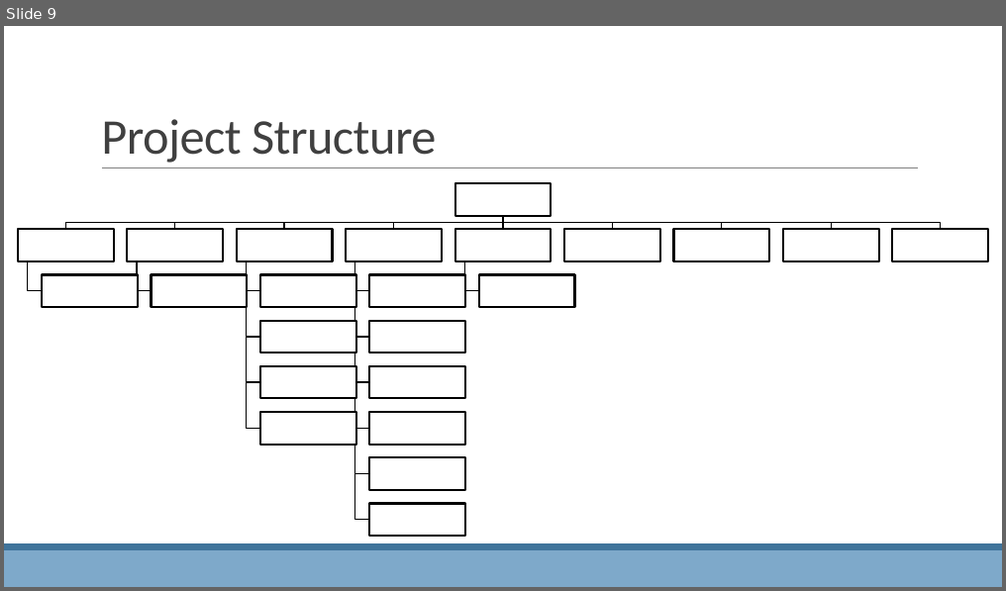
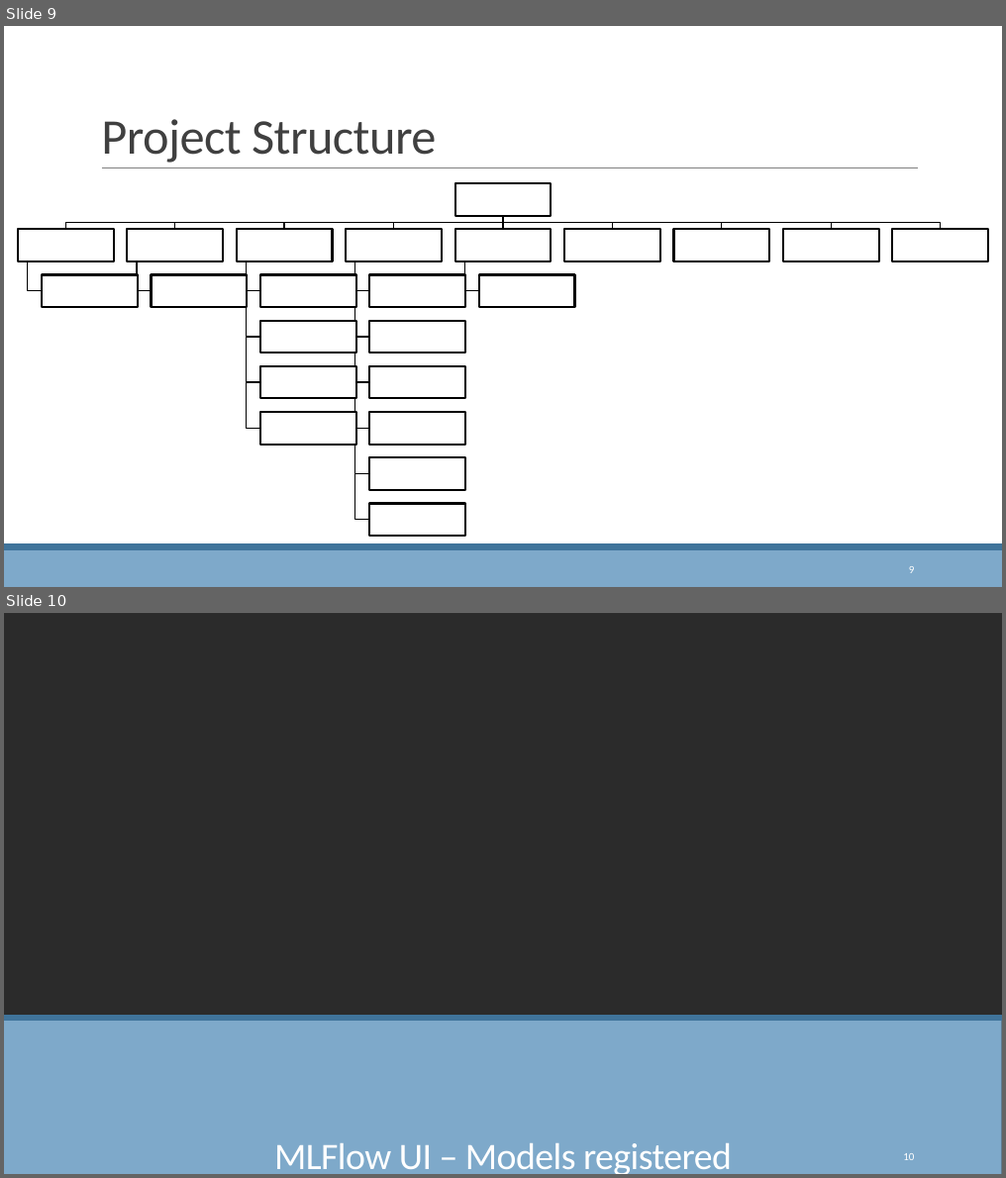
Before and after one commit to SrushtiSuthar/Voyage_Analytics_MLOps, a slide deck: presentation/Voyage_Analytics_MLOps_Srushti_Suthar.pptx. Shown one above the other, each under a label of ours: slide 9 before the commit, slides 9 and 10 after it. The pictures are 1006x591 and 1006x1178 pixels, drawn with LibreOffice and Linux fonts; fonts in the diff are those of the drawing; background and template pictures are left out; a plain dark background stands for a picture behind light text. Boxes give left, top, right and bottom in pixels: in the first picture for what was removed or moved away, otherwise in the second. Text is boxed around its words. In the diff, an @@ line names an element or a change of style, - is before the commit and + after.

```diff
--- a/presentation/Voyage_Analytics_MLOps_Srushti_Suthar.pptx
+++ b/presentation/Voyage_Analytics_MLOps_Srushti_Suthar.pptx
@@ slide 10 added at (4, 613, 1002, 1174), background picture (left out) @@
@@ rectangle added at (4, 1019, 1002, 1174), fill #7EA9CA @@
@@ rectangle added at (4, 1016, 1002, 1021), fill #40749B, outline #40749B 1.25 pt @@
@@ title added at (274, 1144, 732, 1174), 36 pt, text #FFFFFF @@
+MLFlow UI – Models registered
@@ page number added at (903, 1154, 914, 1160), 10.5 pt, text #FFFFFF @@
+10
@@ slide 9 changed as well @@
@@ page number added at (909, 567, 915, 573), 10.5 pt, text #FFFFFF @@
+9
```
Also in this commit, not shown: 9 other slides changed, 3 other slides added, 1 other file.
